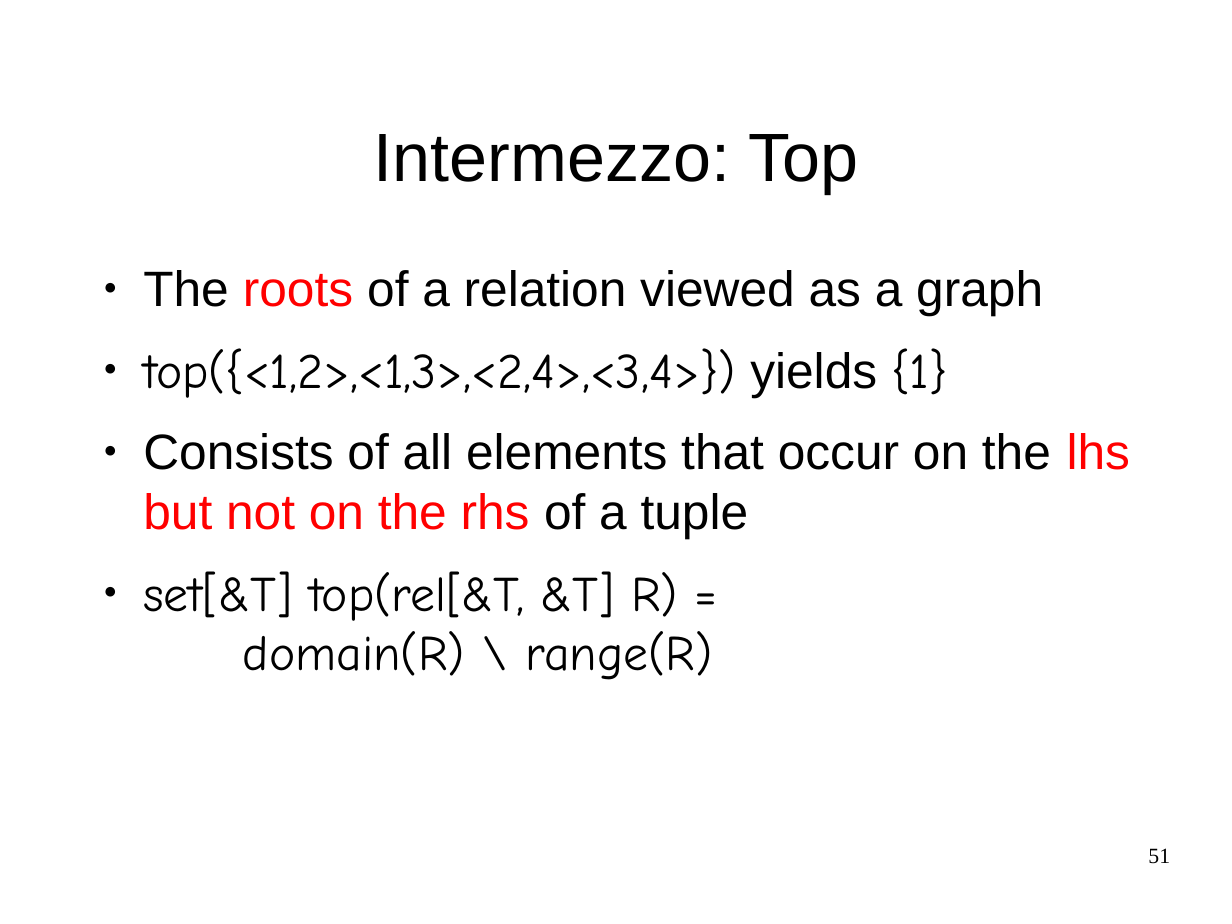
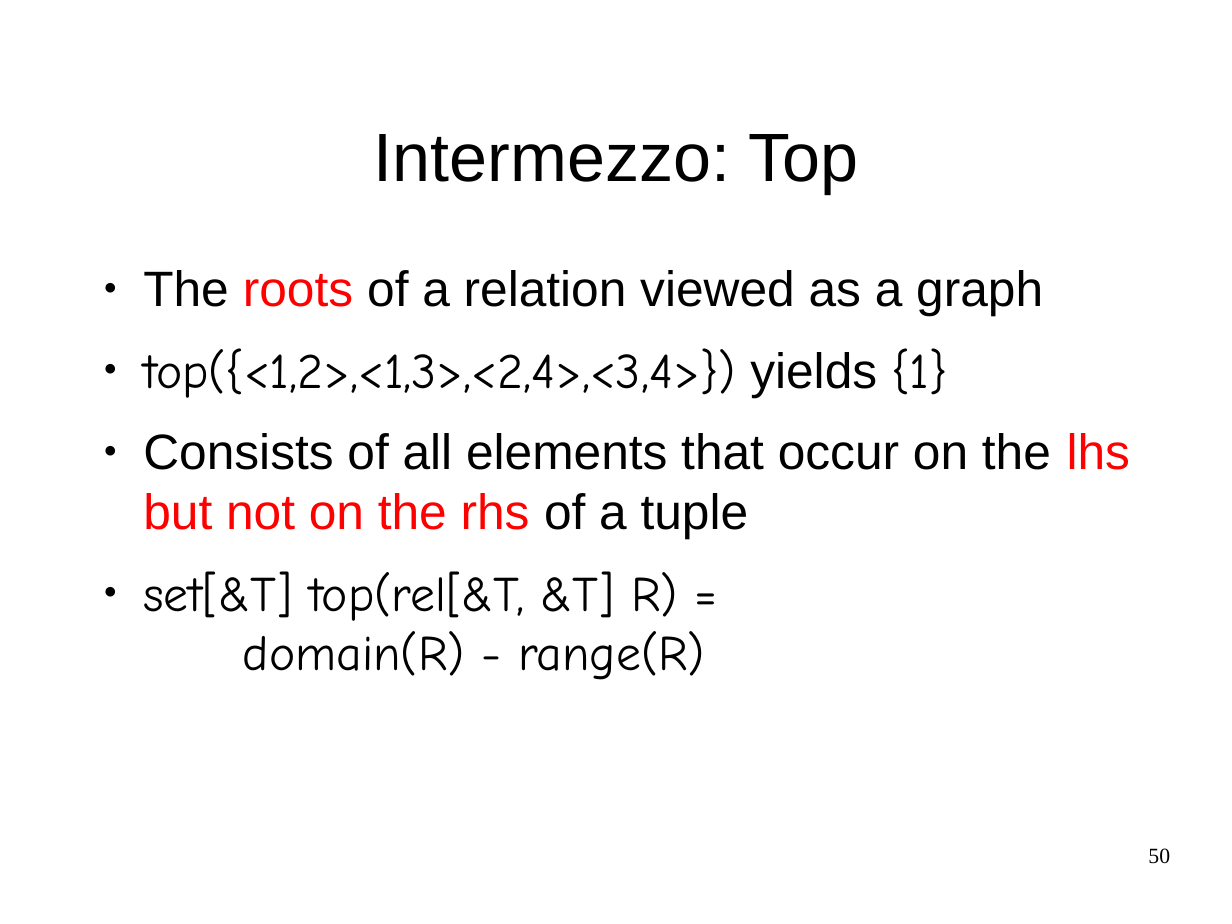
Before and after one commit to cwi-swat/meta-environment, a slide deck: slide 50 of meta-doc/analysis/rascal-slides/rascal-slides.odp (slide 51 before the commit). Drawn at 1232x924 pixels with LibreOffice and Linux fonts; fonts in the diff are those of the drawing; background and template pictures are left out. Boxes give left, top, right and bottom in pixels: in the first picture for what was removed or moved away, otherwise in the second. Text is boxed around its words. In the diff, an @@ line names an element or a change of style, - is before the commit and + after.

```diff
--- a/meta-doc/analysis/rascal-slides/rascal-slides.odp
+++ b/meta-doc/analysis/rascal-slides/rascal-slides.odp
@@ text at box(143, 571, 705, 680): text changed @@
-● set[&T] top(rel[&T, &T] R) = domain(R) \ range(R)
+● set[&T] top(rel[&T, &T] R) = domain(R) - range(R)
@@ page number at box(1148, 848, 1170, 864): text changed @@
-51
+50
```
Also in this commit, not shown: 7 other slides changed, 2 slides added, 3 slides removed.
